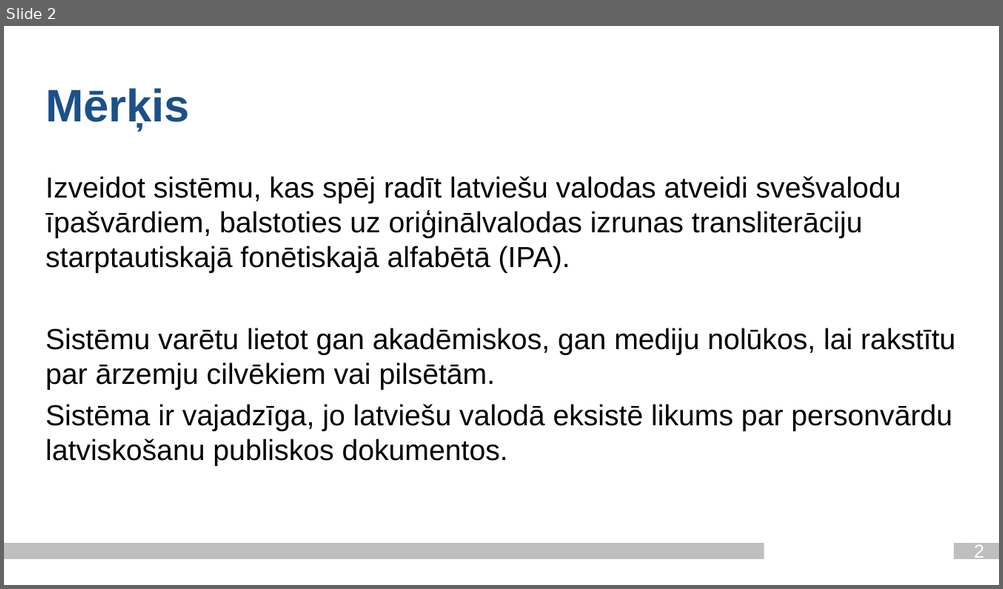
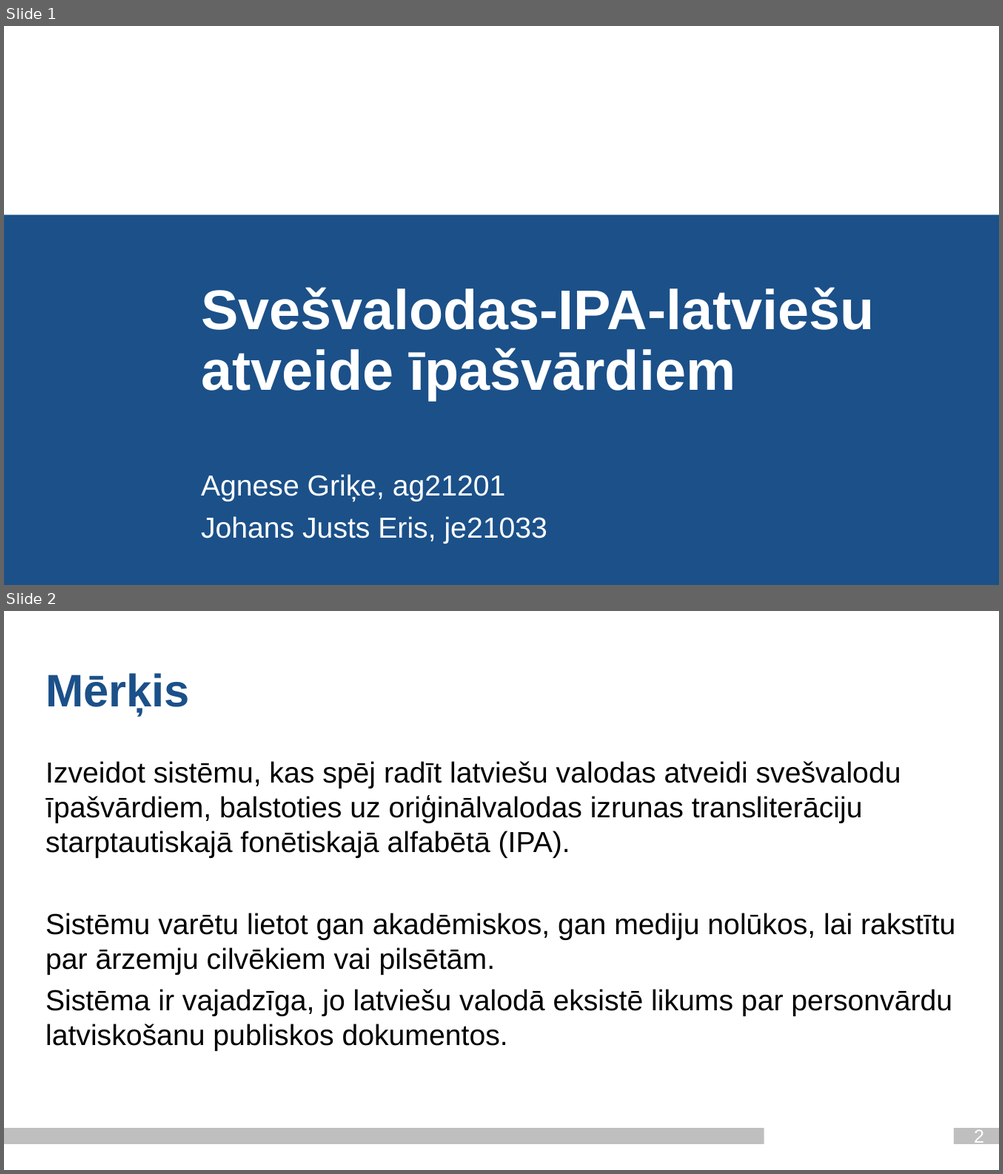
Before and after one commit to Paddlebear/valteh-ipa-translit, a slide deck: docs/valodasprez_2_ag21201_je21033.pptx. Shown one above the other, each under a label of ours: slide 2 before the commit, slides 1 and 2 after it. The pictures are 1003x589 and 1003x1174 pixels, drawn with LibreOffice and Linux fonts; fonts in the diff are those of the drawing; background and template pictures are left out. Boxes give left, top, right and bottom in pixels: in the first picture for what was removed or moved away, otherwise in the second. Text is boxed around its words. In the diff, an @@ line names an element or a change of style, - is before the commit and + after.

```diff
--- a/docs/valodasprez_2_ag21201_je21033.pptx
+++ b/docs/valodasprez_2_ag21201_je21033.pptx
@@ slide 1 added at (4,26,999,585), background #FFFFFF; not listed: 2 template elements that a slide beside it also shows @@
@@ rectangle added at (4,215,999,585), fill #1B5089 @@
@@ title added at (201,287,874,400), 54 pt, text #FFFFFF, bold @@
+Svešvalodas-IPA-latviešu atveide īpašvārdiem
@@ subtitle added at (201,474,547,544), 28 pt, text #FFFFFF @@
+Agnese Griķe, ag21201
+Johans Justs Eris, je21033
@@ rectangle added at (4,495,999,585), fill #FFFFFF @@
```
Also in this commit, not shown: 3 slides changed, 6 other slides added, 2 slides removed.
